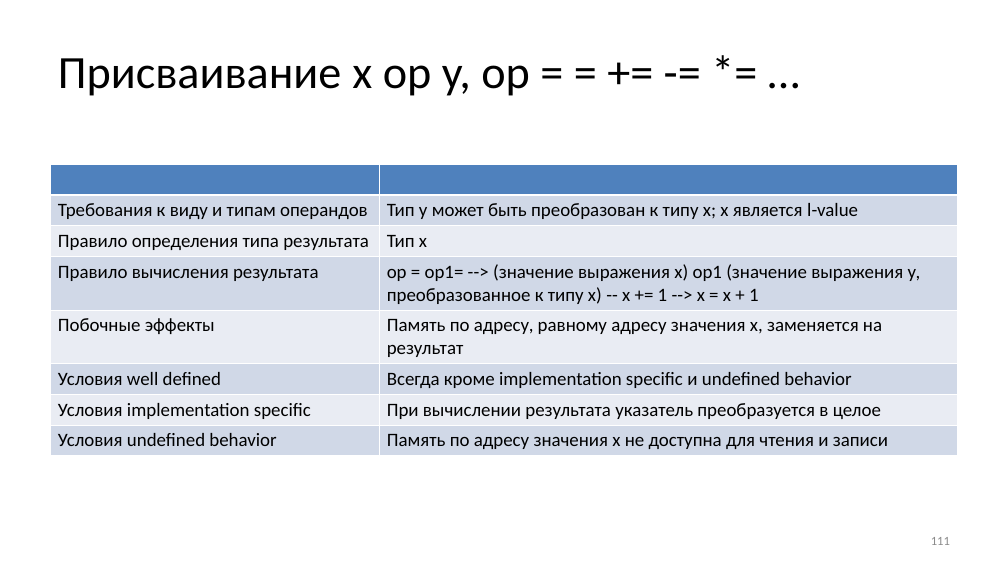
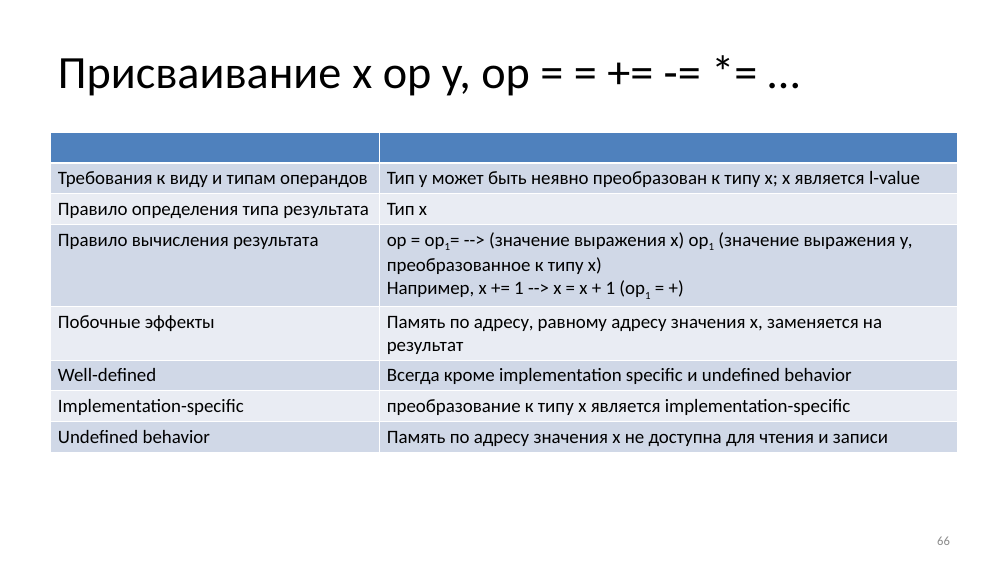
Before and after one commit to Evgueni-Petrov-aka-espetrov/Algorithms-and-Programming-in-C-pptx, a slide deck: slide 66 of 04 Выражения.pptx (slide 111 before the commit). Drawn at 1008x567 pixels with LibreOffice and Linux fonts; fonts in the diff are those of the drawing. Boxes give left, top, right and bottom in pixels: in the first picture for what was removed or moved away, otherwise in the second. Text is boxed around its words. In the diff, an @@ line names an element or a change of style, - is before the commit and + after.

Commit message:
переструктурировал, добавил unspecified behavior

```diff
--- a/04 Выражения.pptx
+++ b/04 Выражения.pptx
@@ table at (x1=51, y1=132, x2=958, y2=450) @@
-row 2, column 2: Тип у может быть преобразован к типу х; х является l-value
+row 2, column 2: Тип у может быть неявно преобразован к типу х; х является l-value
-row 4, column 2: ор = ор1= --> (значение выражения х) ор1 (значение выражения у, преобразованное к типу х) -- x += 1 --> x = x + 1
+row 4, column 2: ор = ор1= --> (значение выражения х) ор1 (значение выражения у, преобразованное к типу х) / Например, x += 1 --> x = x + 1 (op1 = +)
-row 6, column 1: Условия well defined
+row 6, column 1: Well-defined
-row 7, column 1: Условия implementation specific
+row 7, column 1: Implementation-specific
-row 7, column 2: При вычислении результата указатель преобразуется в целое
+row 7, column 2: преобразование к типу x является implementation-specific
-row 8, column 1: Условия undefined behavior
+row 8, column 1: Undefined behavior
@@ table resized from (x1=51, y1=165, x2=958, y2=454) to (x1=51, y1=132, x2=958, y2=450) @@
@@ page number at (x1=937, y1=536, x2=950, y2=545): text changed @@
-111
+66
```
Also in this commit, not shown: 27 other slides changed, 3 slides added.
